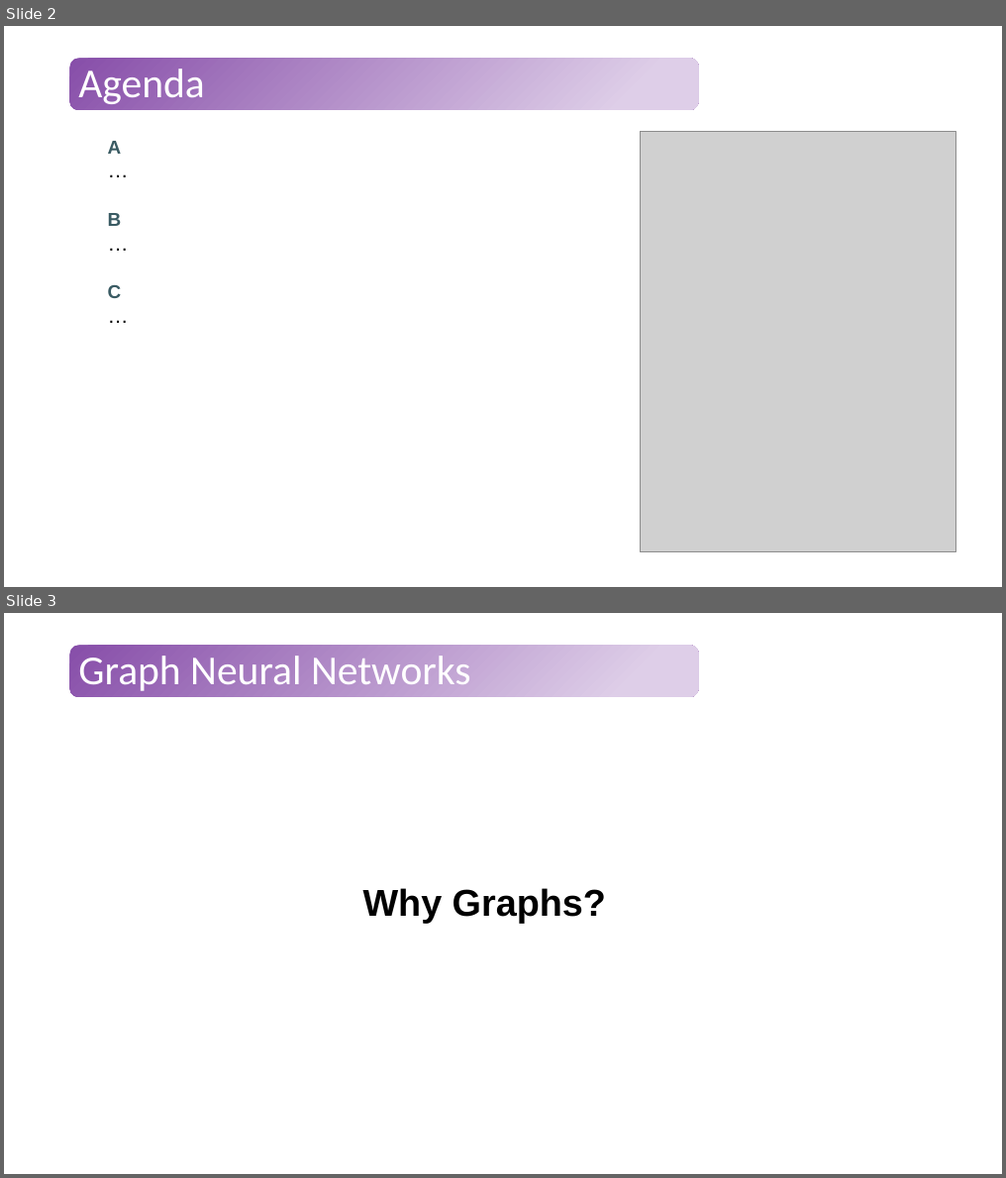
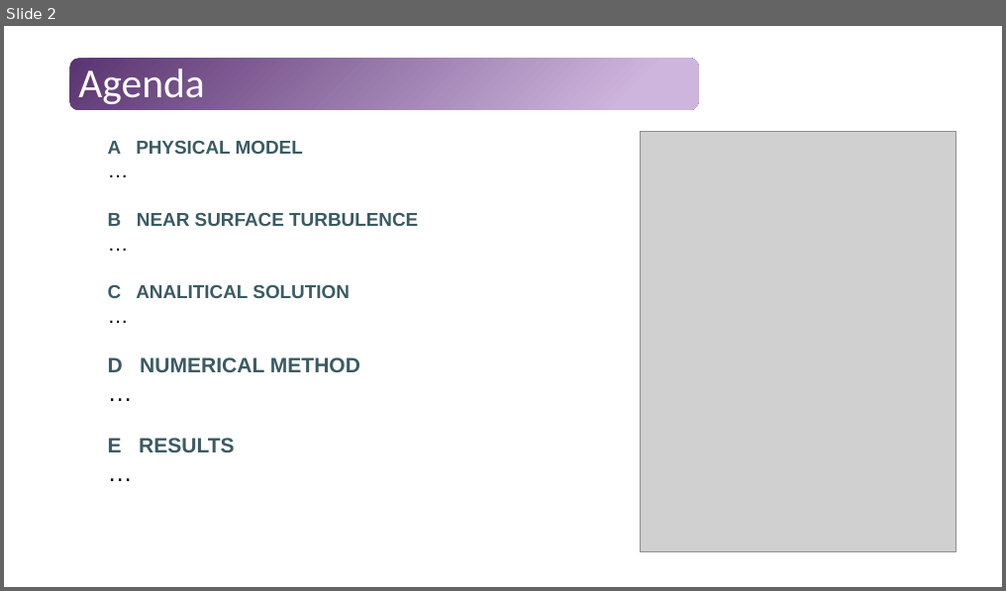
Before and after one commit to Tavi681/PoliPhysics, a slide deck: Tema 1/paper/Tema1.pptx. Shown one above the other, each under a label of ours: slides 2 and 3 before the commit, slide 2 after it. The pictures are 1006x1178 and 1006x591 pixels, drawn with LibreOffice and Linux fonts; fonts in the diff are those of the drawing; grey boxes stand for pictures. Boxes give left, top, right and bottom in pixels: in the first picture for what was removed or moved away, otherwise in the second. Text is boxed around its words. In the diff, an @@ line names an element or a change of style, - is before the commit and + after.

```diff
--- a/Tema 1/paper/Tema1.pptx
+++ b/Tema 1/paper/Tema1.pptx
@@ slide 3 removed at (x1=4, y1=613, x2=1002, y2=1174), background #FFFFFF; not listed: 1 template element that a slide beside it also shows @@
@@ title removed at (x1=78, y1=656, x2=471, y2=691) @@
-Graph Neural Networks
@@ text removed at (x1=363, y1=888, x2=606, y2=923) @@
-Why Graphs?
@@ slide 2 changed as well @@
@@ rounded rectangle at (x1=70, y1=59, x2=699, y2=110): fill gradient #874EA9 to #DECEE8 to gradient #5A3471 to #CEB5DD @@
@@ text at (x1=108, y1=141, x2=303, y2=154): text changed @@
-A
+A PHYSICAL MODEL
@@ text at (x1=108, y1=213, x2=418, y2=226): text changed @@
-B
+B NEAR SURFACE TURBULENCE
@@ text at (x1=108, y1=285, x2=350, y2=298): text changed @@
-C
+C ANALITICAL SOLUTION
@@ text at (x1=108, y1=358, x2=360, y2=453): paragraphs added @@
+D NUMERICAL METHOD
+…
+E RESULTS
+…
```
Also in this commit, not shown: 1 other slide changed, 2 slides added, 1 other slide removed, 1 other file.
